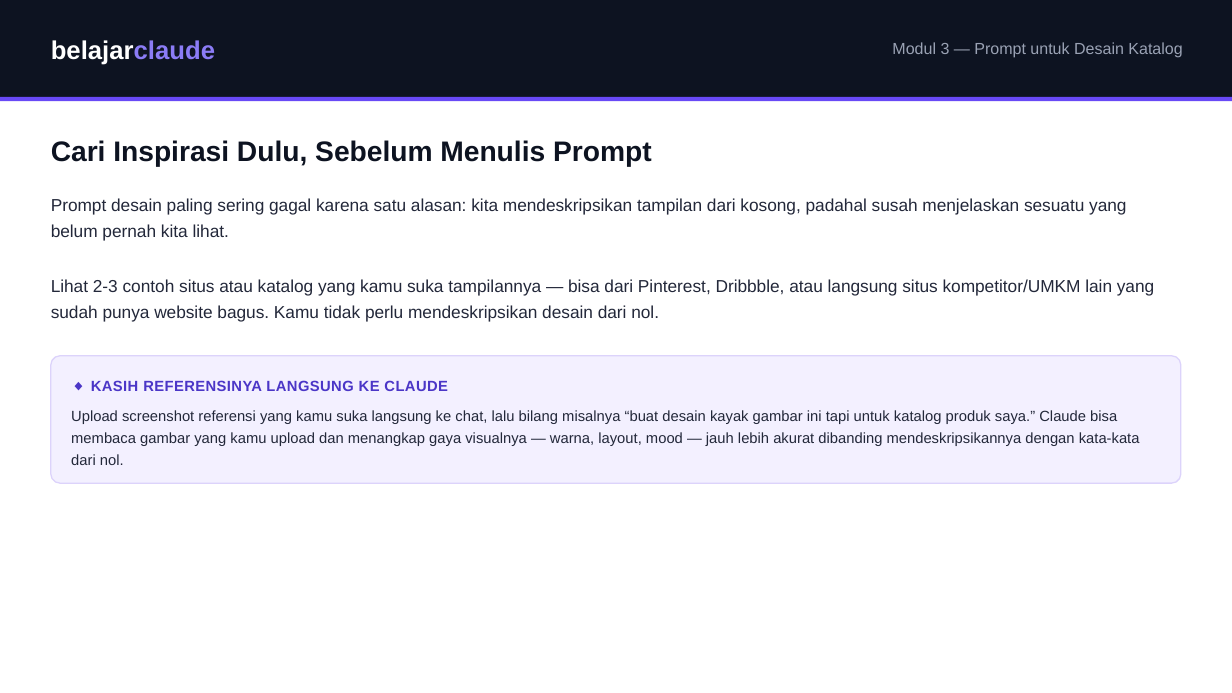
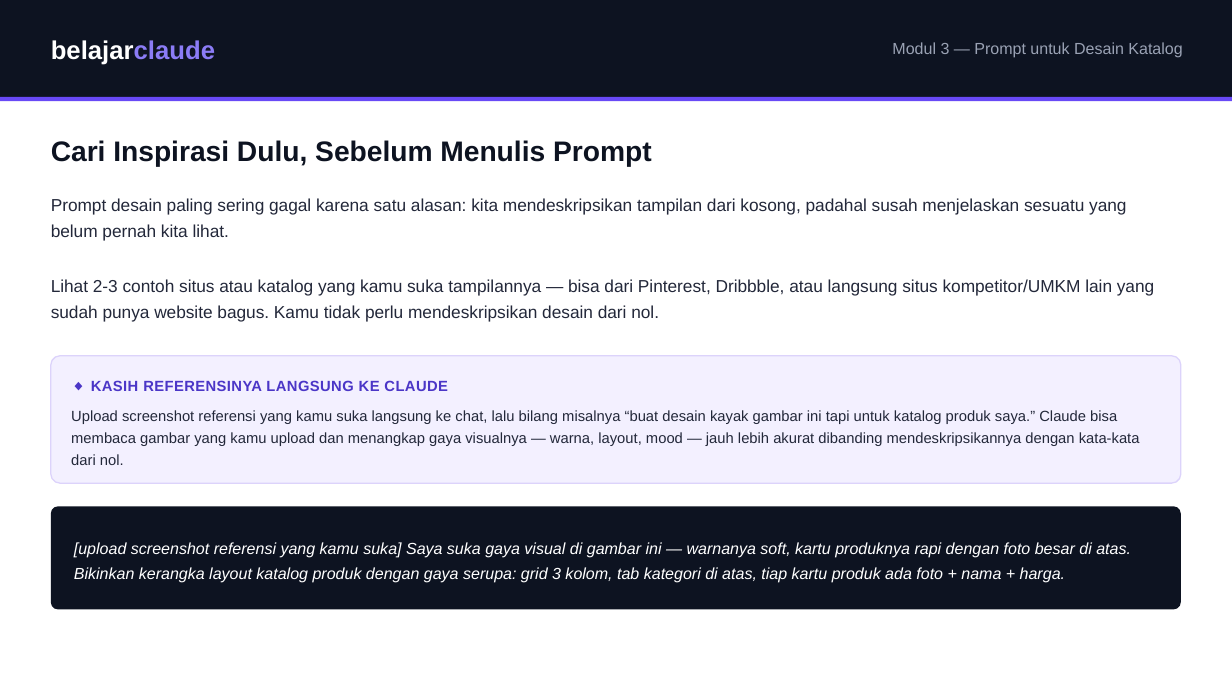
Before and after one commit to juliautomo/belajar-claude, a slide deck: slide 2 of Bikin-Website/M03-Prompt-untuk-Desain-Katalog/BW-M03-Prompt-untuk-Desain-Katalog.pptx. Drawn at 1232x693 pixels with LibreOffice and Linux fonts; fonts in the diff are those of the drawing. Boxes give left, top, right and bottom in pixels: in the first picture for what was removed or moved away, otherwise in the second. Text is boxed around its words. In the diff, an @@ line names an element or a change of style, - is before the commit and + after.

Commit message:
Align Bikin Website deck prompt-box styling with Analisis Data's
Analisis Data's decks visually distinguish an actual copy-paste prompt with
a dedicated dark-navy italic box (promptBox in ad_style.js), separate from
its light-purple instructional callouts. The Bikin Website decks were
showing example prompts inside the same generic light-purple callout as
regular tips, losing that distinction.

- M02, M04, M05: converted existing 'Contoh Prompt ...' callouts to a
  purple section label + dark prompt box, matching AD's exact pattern and
  colors.
- M01, M03, M08: added a prompt-box teaching moment where the module had
  none before, despite the site's own content page (bikin-website-content.html)
  already showing a real prompt at that point (.prompt-box class) -- pulled
  the exact wording from there so deck and site content agree.
- M06, M07 unchanged in content (GitHub/Vercel setup has no prompt-writing
  step, matching AD's own pattern of skipping promptBox where it doesn't apply).

Visually verified against rendered AD-M05 slides -- same navy/purple/green
palette, same box treatment, no overflow.

```diff
--- a/Bikin-Website/M03-Prompt-untuk-Desain-Katalog/BW-M03-Prompt-untuk-Desain-Katalog.pptx
+++ b/Bikin-Website/M03-Prompt-untuk-Desain-Katalog/BW-M03-Prompt-untuk-Desain-Katalog.pptx
@@ rounded rectangle added at [51,506,1181,610], fill #0D1321 @@
@@ text added at [74,542,1131,583], 12.5 pt, text #FFFFFF, italic @@
+[upload screenshot referensi yang kamu suka] Saya suka gaya visual di gambar ini — warnanya soft, kartu produknya rapi dengan foto besar di atas. Bikinkan kerangka layout katalog produk dengan gaya serupa: grid 3 kolom, tab kategori di atas, tiap kartu produk ada foto + nama + harga.
```
Also in this commit, not shown: 5 other files.
